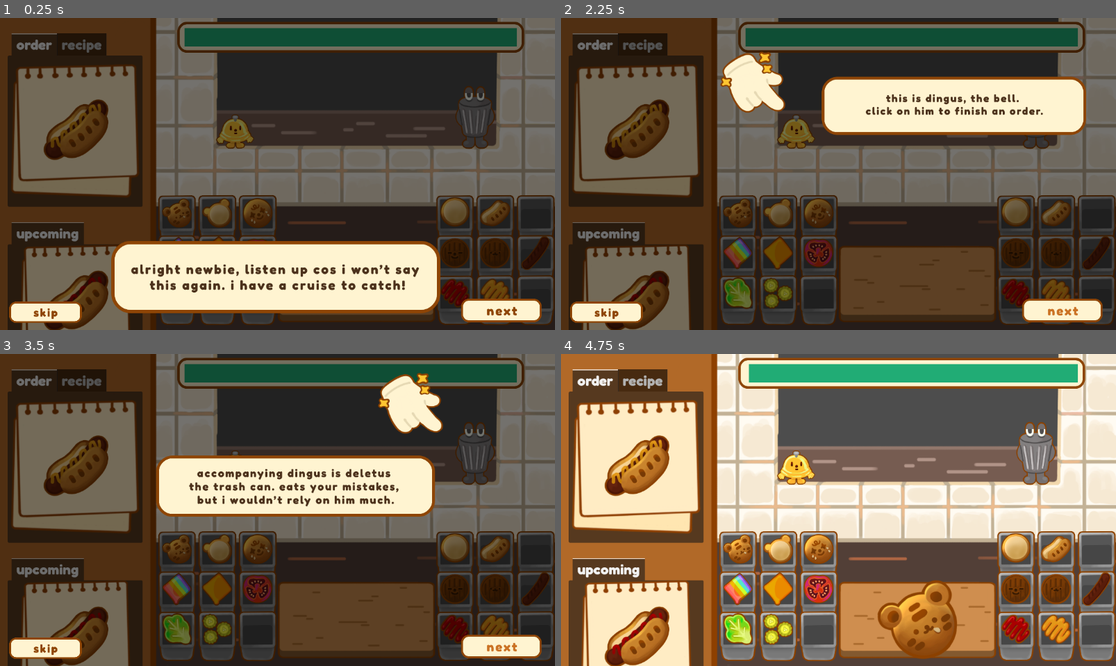
Above: before the commit, frames 1-4 (two rows, left to right).
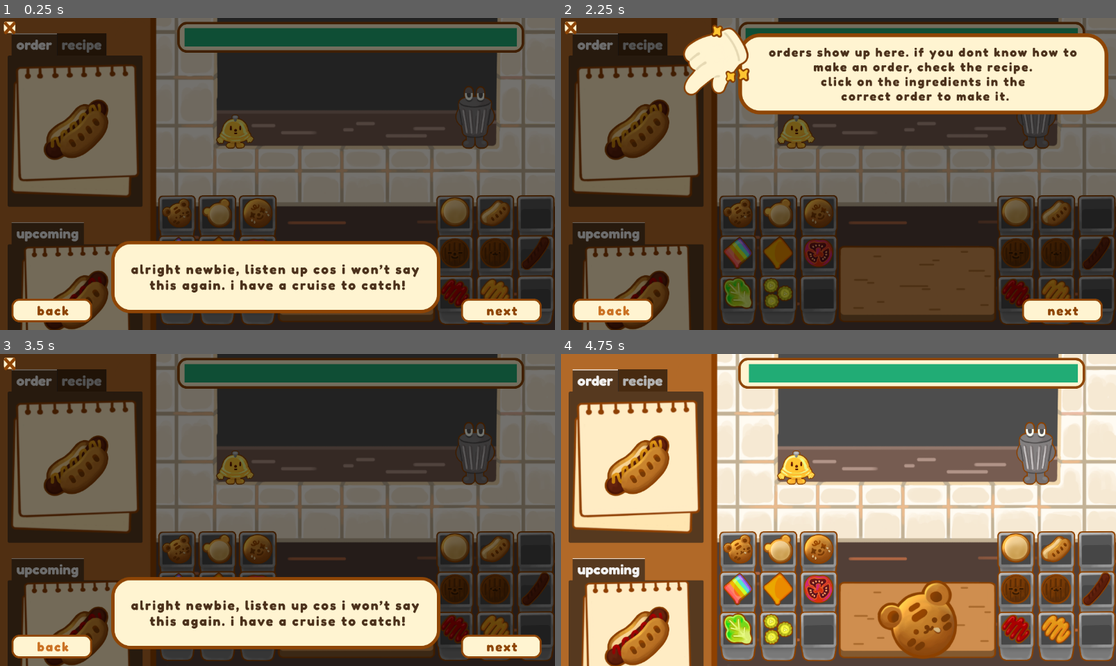
Above: after the commit, the same moments.

Repository: Gus700/FoodTruckBattles
Game: Godot game, scene res://scenes/Level.tscn
The game is run twice, just before and just after one commit, with the same random seed, the same clock (stepped at 60 frames per second) and the same inputs. This scene is started directly instead of the project's main scene.
Inputs (mouse positions are in pixels of both pictures, inside the frame that each line leads up to):
- Up to frame 1 (0.25 s): no input
- Up to frame 2 (2.25 s): click "Next Step" at 0.5 s; click "Next Step" at 1.25 s; click "Next Step" at 2 s
- Up to frame 3 (3.5 s): click "Next Step" at 2.75 s
- Up to frame 4 (4.75 s): click "Exit" (after the commit: "X") at 3.5 s; click (738, 547) at 4.27 s

The runs differ from the first frame. In frame 1, 0.7% of the frame differs, in the area x 0-17%, y 1-98%; in frame 2, 19%; in frame 3, 25%, in the area x 0-94%, y 1-98%; in frame 4, nothing differs.

Commit message:
updated button functionality in tutorial overlay

Diff:
--- a/scenes/Level.tscn
+++ b/scenes/Level.tscn
@@ -41,16 +41,17 @@
 [ext_resource type="Texture2D" uid="uid://gdombg4r0w3h" path="res://assets/UI/tutorial2.png" id="36_e0ejb"]
 [ext_resource type="Texture2D" uid="uid://i2s82jtvoed1" path="res://assets/food/starterFood/ketchup_hotdog.png" id="36_qkj61"]
 [ext_resource type="Texture2D" uid="uid://dcmqycrnh0423" path="res://assets/UI/timer_bar.png" id="39_nkydd"]
-[ext_resource type="Texture2D" uid="uid://bcpqovcvvvdbl" path="res://assets/UI_buttons/skip.png" id="40_c6v7u"]
 [ext_resource type="Texture2D" uid="uid://eml7fhsg1v5q" path="res://assets/UI/tutorial3.png" id="40_pyqf8"]
-[ext_resource type="Texture2D" uid="uid://bmy5vjaw6kdpw" path="res://assets/UI_buttons/skip_hover.png" id="41_ewn4c"]
 [ext_resource type="Texture2D" uid="uid://dk7k6ynbhrsqq" path="res://assets/UI/tutorial4.png" id="41_wqn2j"]
 [ext_resource type="Texture2D" uid="uid://bf7y2qm8vi6ff" path="res://assets/UI/tutorial5.png" id="42_0lo6e"]
 [ext_resource type="Texture2D" uid="uid://cgfelblnvakg5" path="res://assets/UI_buttons/next.png" id="42_mrn5o"]
 [ext_resource type="Texture2D" uid="uid://cvdbevoymvmgs" path="res://assets/UI/tutorial6.png" id="43_gaicr"]
 [ext_resource type="Texture2D" uid="uid://c6dwth7evsdyw" path="res://assets/UI_buttons/next_hover.png" id="43_i7dqr"]
-[ext_resource type="Texture2D" uid="uid://b7xjq8vemtxr5" path="res://assets/UI_buttons/skip_pressed.png" id="47_dyalx"]
+[ext_resource type="Texture2D" uid="uid://b5gcuffddrpxd" path="res://assets/UI/tut_bubble.png" id="46_aaugl"]
 [ext_resource type="Texture2D" uid="uid://cedfso3ol71vl" path="res://assets/UI_buttons/next_pressed.png" id="50_0uhe5"]
+[ext_resource type="Texture2D" uid="uid://b0r8f8x7y0e5r" path="res://assets/UI_buttons/back.png" id="52_fe8k6"]
+[ext_resource type="Texture2D" uid="uid://n1qvtvy44j54" path="res://assets/UI_buttons/back_pressed.png" id="53_wh1oq"]
+[ext_resource type="Texture2D" uid="uid://dvtn4u0004701" path="res://assets/UI_buttons/back_hover.png" id="54_brp1j"]
 
 [sub_resource type="LabelSettings" id="LabelSettings_gsada"]
 font_size = 26
@@ -740,27 +741,26 @@
 [node name="CloseTutorial" type="TextureButton" parent="TutorialOverlay"]
 layout_mode = 1
 anchors_preset = -1
-anchor_left = 0.016493
-anchor_top = 0.908951
-anchor_right = 0.147569
-anchor_bottom = 0.983025
-texture_normal = ExtResource("40_c6v7u")
-texture_pressed = ExtResource("47_dyalx")
-texture_hover = ExtResource("41_ewn4c")
+anchor_left = 0.00694444
+anchor_top = 0.0108025
+anchor_right = 0.0277778
+anchor_bottom = 0.0493827
+texture_normal = ExtResource("46_aaugl")
 ignore_texture_size = true
-stretch_mode = 4
+stretch_mode = 0
 metadata/_edit_use_anchors_ = true
 
 [node name="Label" type="Label" parent="TutorialOverlay/CloseTutorial"]
-visible = false
-layout_mode = 1
-anchors_preset = 15
-anchor_right = 1.0
-anchor_bottom = 1.0
-grow_horizontal = 2
-grow_vertical = 2
-theme_override_colors/font_color = Color(0, 0, 0, 1)
-text = "Exit"
+layout_mode = 1
+anchors_preset = 15
+anchor_right = 1.0
+anchor_bottom = 1.0
+grow_horizontal = 2
+grow_vertical = 2
+theme_override_colors/font_color = Color(0.556863, 0.270588, 0.0196078, 1)
+theme_override_fonts/font = ExtResource("8_m1ay7")
+theme_override_font_sizes/font_size = 36
+text = "X"
 horizontal_alignment = 1
 vertical_alignment = 1
 
@@ -781,6 +781,35 @@
 metadata/_edit_use_anchors_ = true
 
 [node name="Label" type="Label" parent="TutorialOverlay/NextButton"]
+visible = false
+layout_mode = 1
+anchors_preset = 15
+anchor_right = 1.0
+anchor_bottom = 1.0
+grow_horizontal = 2
+grow_vertical = 2
+theme_override_colors/font_color = Color(0, 0, 0, 1)
+text = "Next Step"
+horizontal_alignment = 1
+vertical_alignment = 1
+
+[node name="BackButton" type="TextureButton" parent="TutorialOverlay"]
+layout_mode = 1
+anchors_preset = -1
+anchor_left = 0.0208333
+anchor_top = 0.899691
+anchor_right = 0.169271
+anchor_bottom = 0.975309
+grow_horizontal = 2
+grow_vertical = 2
+texture_normal = ExtResource("52_fe8k6")
+texture_pressed = ExtResource("53_wh1oq")
+texture_hover = ExtResource("54_brp1j")
+ignore_texture_size = true
+stretch_mode = 4
+metadata/_edit_use_anchors_ = true
+
+[node name="Label" type="Label" parent="TutorialOverlay/BackButton"]
 visible = false
 layout_mode = 1
 anchors_preset = 15
@@ -803,3 +832,4 @@
 [connection signal="hidden" from="TutorialOverlay" to="." method="_on_tutorial_overlay_hidden"]
 [connection signal="pressed" from="TutorialOverlay/CloseTutorial" to="TutorialOverlay" method="_on_close_tutorial_pressed"]
 [connection signal="pressed" from="TutorialOverlay/NextButton" to="TutorialOverlay" method="_on_next_button_pressed"]
+[connection signal="pressed" from="TutorialOverlay/BackButton" to="TutorialOverlay" method="_on_back_button_pressed"]
--- a/scripts/tutorialOverlay.gd
+++ b/scripts/tutorialOverlay.gd
@@ -23,9 +23,21 @@
 
 
 func _on_next_button_pressed() -> void:
-	lastStepIndx = currStepIndx
-	currStepIndx += 1
-	currStepIndx = fposmod(currStepIndx, numSteps)
-	print(currStepIndx)
-	stepNodes.get_child(currStepIndx).show()
-	stepNodes.get_child(lastStepIndx).hide()
+	if currStepIndx != numSteps - 1:
+		lastStepIndx = currStepIndx
+		currStepIndx += 1
+		currStepIndx = fposmod(currStepIndx, numSteps)
+		print(currStepIndx)
+		stepNodes.get_child(currStepIndx).show()
+		stepNodes.get_child(lastStepIndx).hide()
+
+
+
+func _on_back_button_pressed() -> void:
+	if currStepIndx != 0:
+		lastStepIndx = currStepIndx
+		currStepIndx -= 1
+		currStepIndx = fposmod(currStepIndx, numSteps)
+		print(currStepIndx)
+		stepNodes.get_child(currStepIndx).show()
+		stepNodes.get_child(lastStepIndx).hide()
Not shown: 1 places in scenes/Level.tscn that only renumber resources
